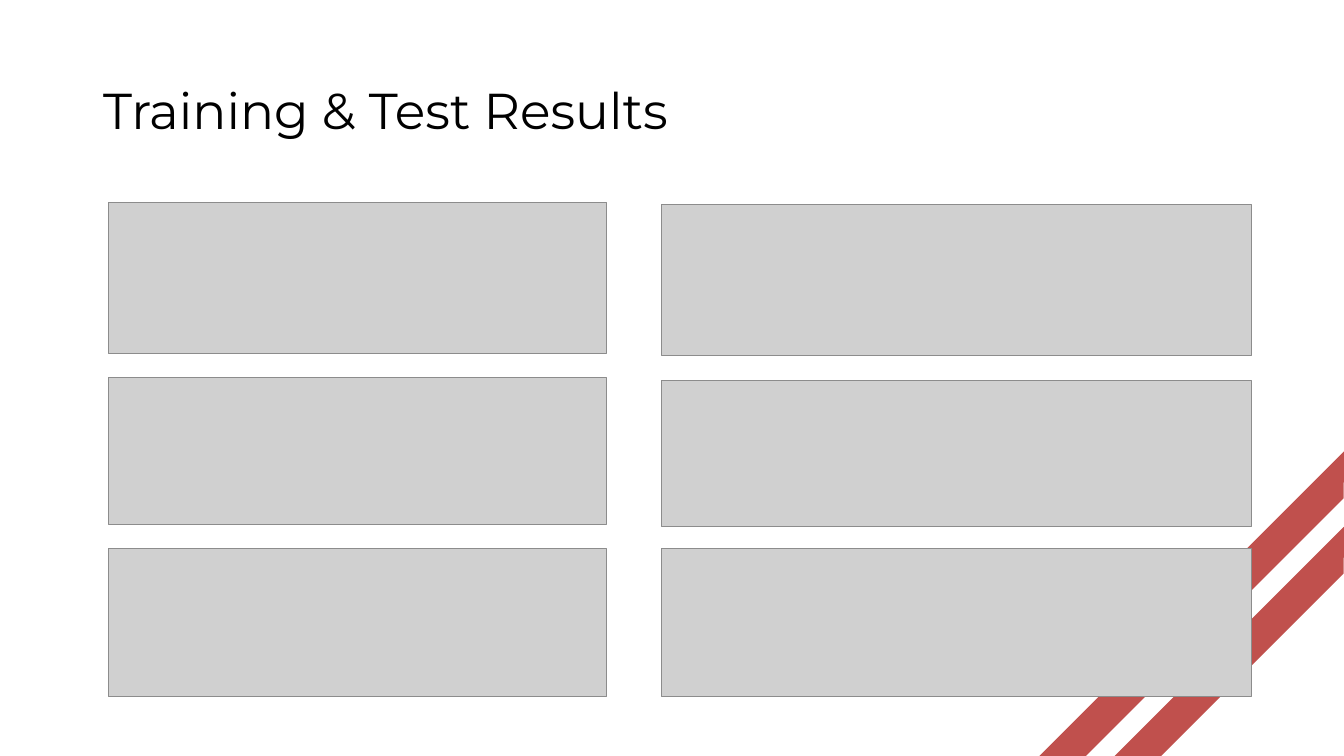
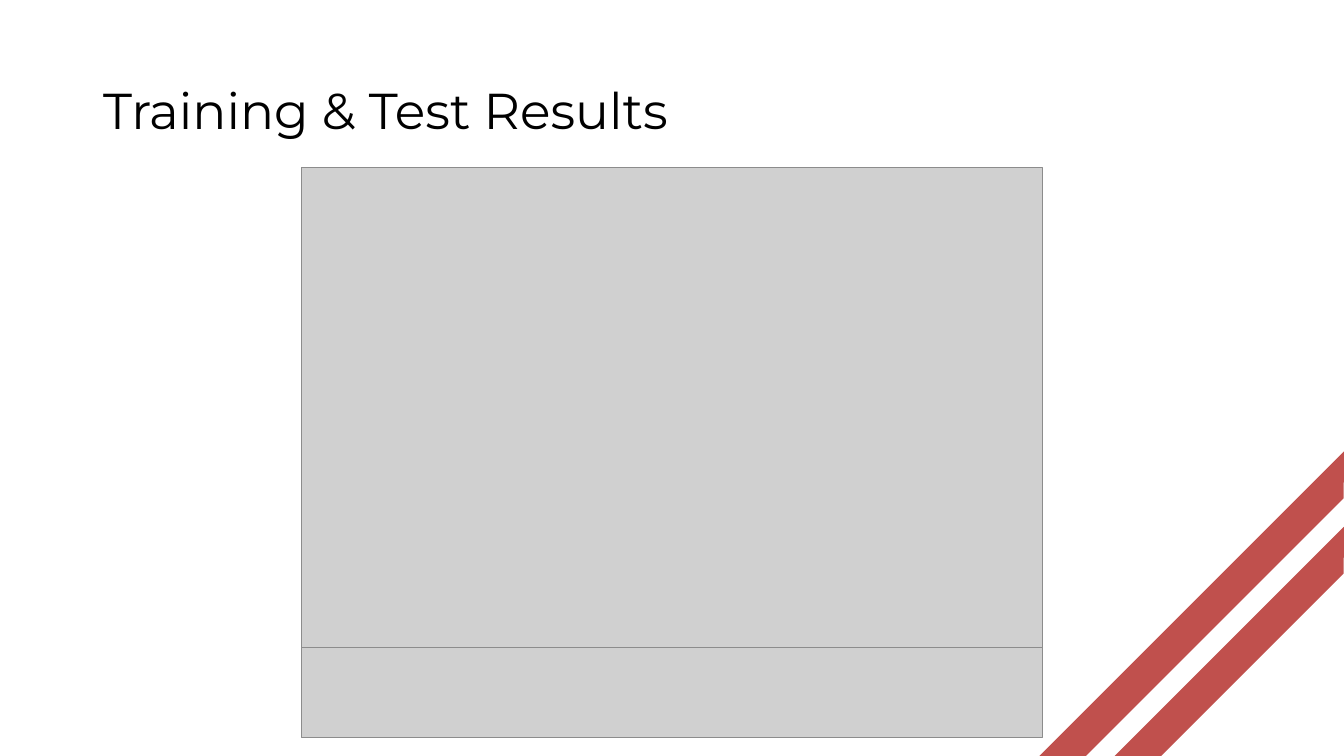
Before and after one commit to linglin00/coms4995-final-project, a slide deck: slide 11 of Music_MaskGAN_Presentation.pptx. Drawn at 1344x756 pixels with LibreOffice and Linux fonts; fonts in the diff are those of the drawing; grey boxes stand for pictures; background and template pictures are left out. Boxes give left, top, right and bottom in pixels: in the first picture for what was removed or moved away, otherwise in the second. Text is boxed around its words. In the diff, an @@ line names an element or a change of style, - is before the commit and + after.

```diff
--- a/Music_MaskGAN_Presentation.pptx
+++ b/Music_MaskGAN_Presentation.pptx
@@ picture added at (301, 167, 1043, 647) @@
@@ picture removed at (108, 203, 607, 354) @@
@@ picture removed at (662, 205, 1252, 356) @@
@@ picture removed at (108, 378, 607, 524) @@
@@ picture removed at (662, 381, 1252, 526) @@
@@ picture removed at (108, 548, 607, 697) @@
@@ picture removed at (662, 548, 1252, 697) @@
@@ picture added at (301, 647, 1043, 737) @@
```
Also in this commit, not shown: 1 other slide changed, 2 other files.
